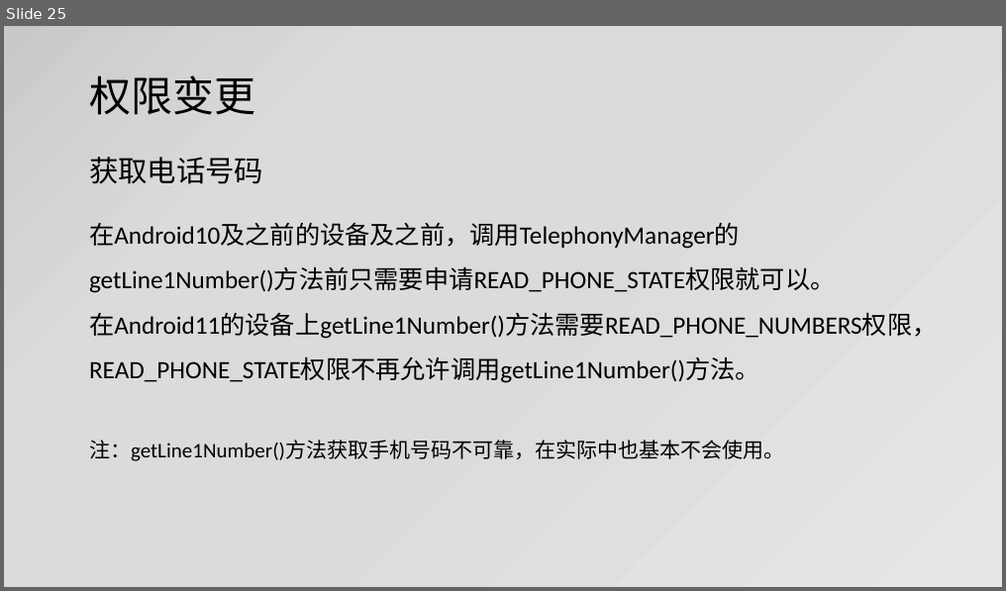
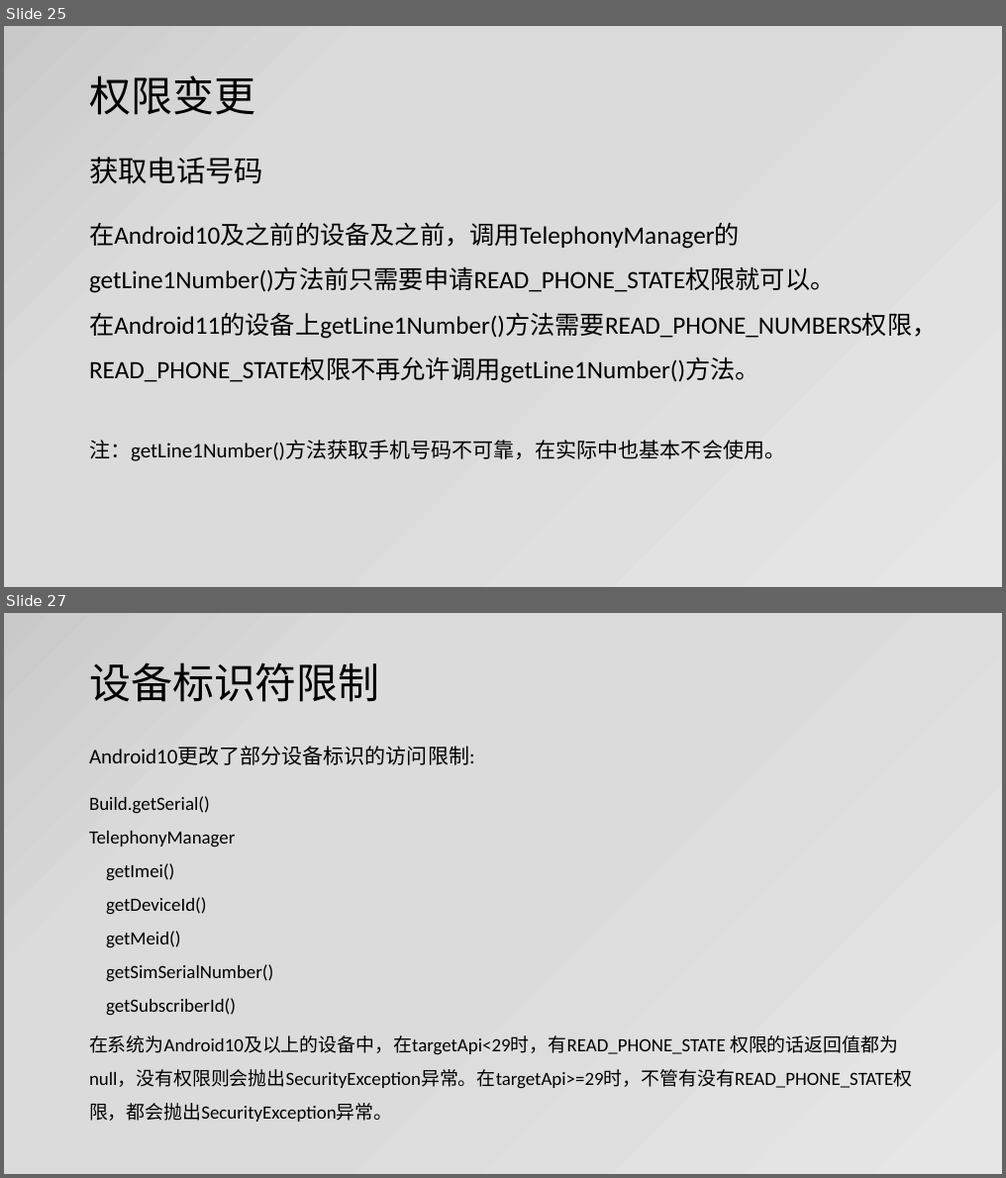
Before and after one commit to jianjunxiao/Adaptation, a slide deck: Android10、11适配.pptx. Shown one above the other, each under a label of ours: slide 25 before the commit, slides 25 and 27 after it; the slides between them are not shown. The pictures are 1006x591 and 1006x1178 pixels, drawn with LibreOffice and Linux fonts; fonts in the diff are those of the drawing. Boxes give left, top, right and bottom in pixels: in the first picture for what was removed or moved away, otherwise in the second. Text is boxed around its words. In the diff, an @@ line names an element or a change of style, - is before the commit and + after.

```diff
--- a/Android10、11适配.pptx
+++ b/Android10、11适配.pptx
@@ slide 27 added at [4, 613, 1002, 1174], background gradient #E7E6E6 to #DBDBDB to #C9C9C9 @@
@@ title added at [89, 663, 380, 702], 40 pt, text #000000 @@
+设备标识符限制
@@ text added at [89, 746, 912, 1122], 18 pt, text #000000 @@
+Android10更改了部分设备标识的访问限制:
+Build.getSerial()
+TelephonyManager
+getImei()
+getDeviceId()
+getMeid()
+getSimSerialNumber()
+getSubscriberId()
+在系统为Android10及以上的设备中，在targetApi<29时，有READ_PHONE_STATE 权限的话返回值都为null，没有权限则会抛出SecurityException异常。在targetApi>=29时，不管有没有READ_PHONE_STATE权限，都会抛出SecurityException异常。
```
Also in this commit, not shown: 1 slide changed, 1 other slide added, 2 other files.
